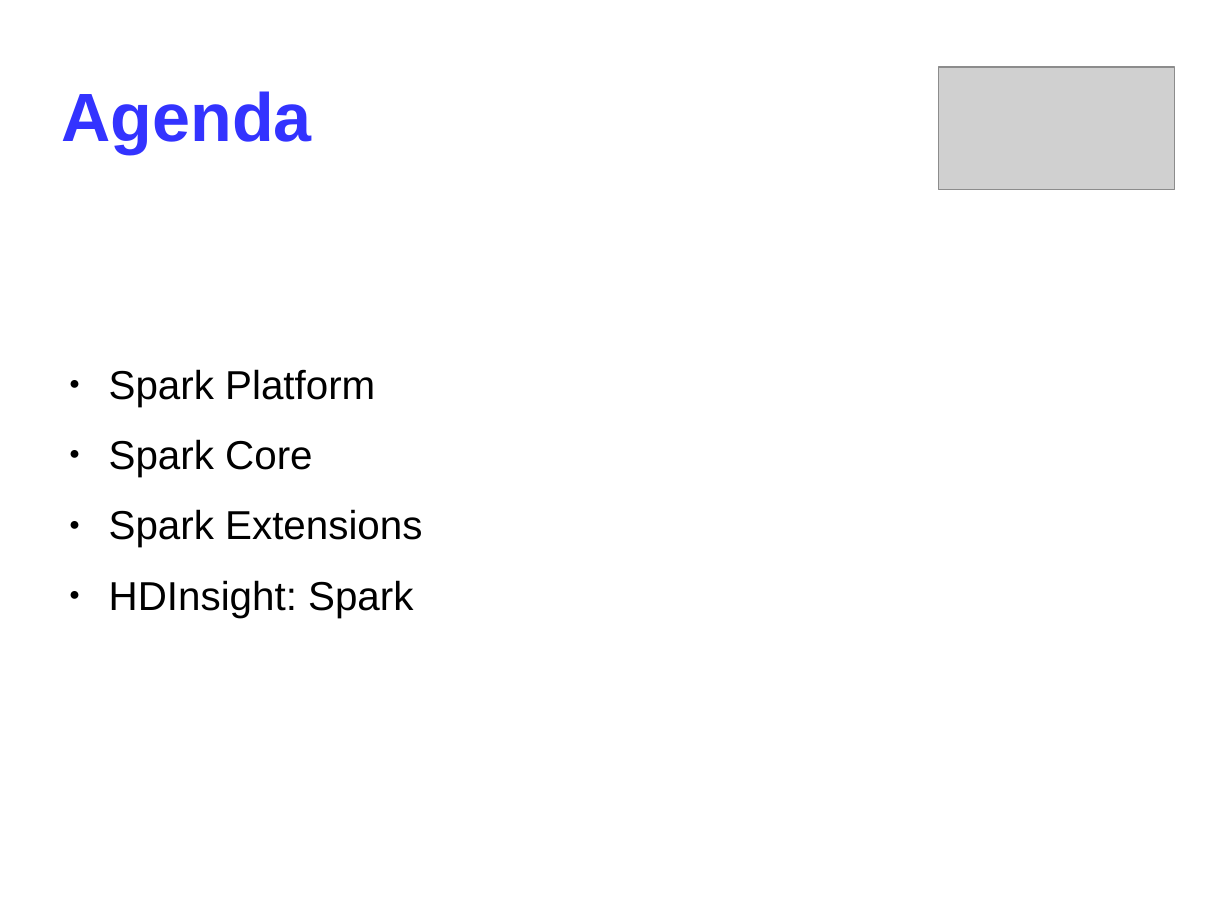
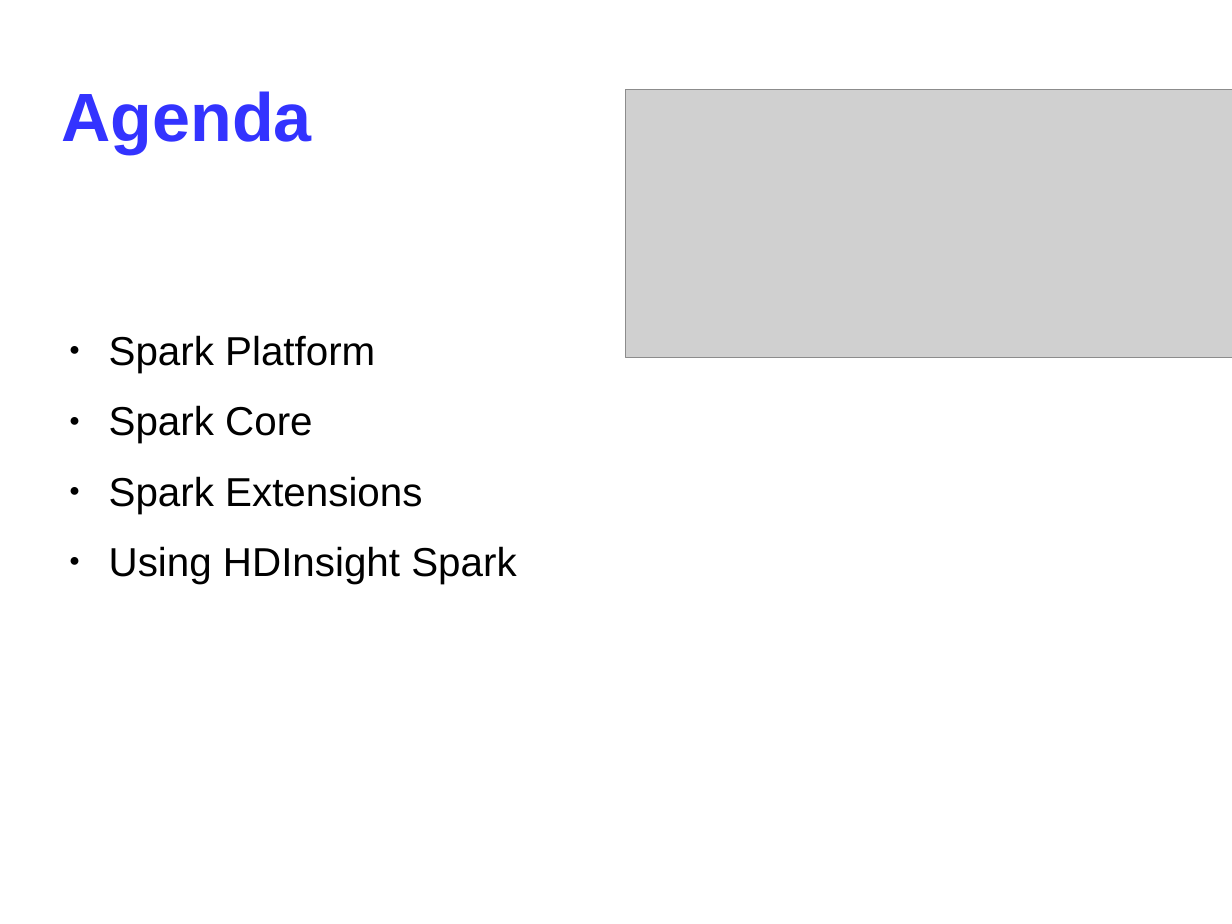
Before and after one commit to ichMaster/ich_dev, a slide deck: slide 1 of pyspark/presentation/Spark.odp. Drawn at 1232x924 pixels with LibreOffice and Linux fonts; fonts in the diff are those of the drawing; grey boxes stand for pictures. Boxes give left, top, right and bottom in pixels: in the first picture for what was removed or moved away, otherwise in the second. Text is boxed around its words. In the diff, an @@ line names an element or a change of style, - is before the commit and + after.

Commit message:
presentation about Spark

```diff
--- a/pyspark/presentation/Spark.odp
+++ b/pyspark/presentation/Spark.odp
@@ picture: place and size @@
-picture at (939,67,1175,190)
+picture at (626,89,1232,358)
@@ text "Spark Platform": place and size @@
-text "Spark Platform" at (109,369,422,618)
+text "Spark Platform" at (109,335,516,584)
@@ text at (109,546,516,584): text changed @@
-● HDInsight: Spark
+● Using HDInsight Spark
```
Also in this commit, not shown: 10 other slides changed, 1 other file.
